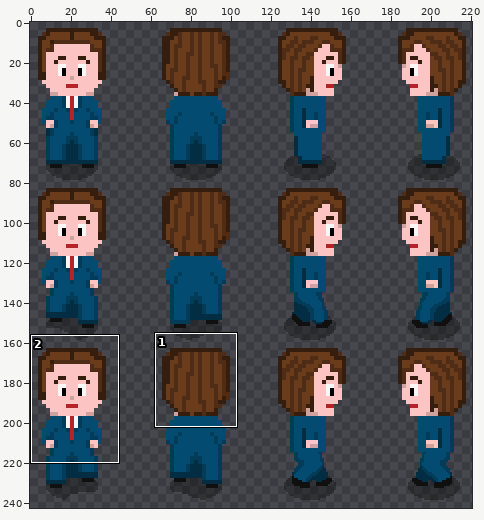
A sprite sheet gets an edit: src/sprites/male-guest-blue.png. The picture above shows the old version from afar; the outline marks the close-up.
Close-up. Before the commit:
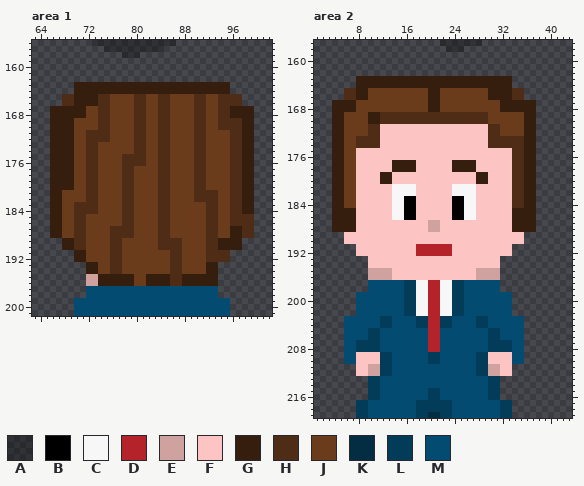
The file is 221x244 pixels. Shown: area 1: x 63..102, y 156..201; area 2: x 1..43, y 157..219. The wide view leaves out empty margins. The commit also changed other parts of the picture, which this record leaves out.
Palette (. is transparent): A #0000004d  B #000000  C #f7f7f7  D #b5232a  E #cfa19f  F #fcc5c3  G #361e0e  H #4f2c15  J #6b3c1c  K #022d42  L #033c59  M #034b70
Once edited:
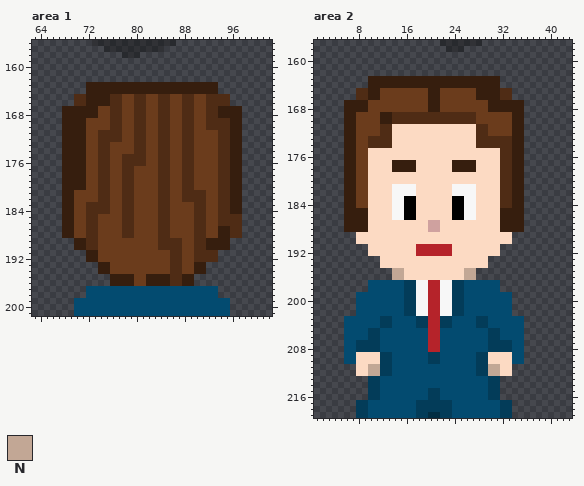
Colours new in this view: N #c2a795
Difference:
colour F: #fcc5c3 -> #fcdac3
Changed rows in their new state; - is a pixel that keeps its letter.
Area 1:
first column x 66:
163 ----..----------------------..----
164 ----..----------------------..----
165 --..HH--GGHH----------HHJJHH--..--
166 --..HH--GGHH----------HHJJHH--..--
167 ..----GGJJHH----------HHJJHHGG--..
168 ..----GGJJHH----------HHJJHHGG--..
169 ..--GG--JJHH----------HHJJHH--GG..
170 ..--GG--JJHH----------HHJJHH--GG..
171 ..--GGJJ--HH----------HHJJ--HHGG..
172 ..--GGJJ--HH----------HHJJ--HHGG..
173 ..--GGJJHH------------HHJJ--HHGG..
174 ..--GGJJHH------------HHJJ--HHGG..
175 ..--GGJJHH------------HHJJ--HHGG..
176 ..--GGJJHH------------HHJJ--HHGG..
177 ..--GGJJHH------------HHJJ--HHGG..
178 ..--GGJJHH------------HHJJ--HHGG..
179 ..--GGJJHH------------HHJJ--HHGG..
180 ..--GGJJHH------------HHJJ--HHGG..
181 ..GG--JJHH------------HH--JJHHGG..
182 ..GG--JJHH------------HH--JJHHGG..
183 ..GGJJ--HH--------------HHJJHHGG..
184 ..GGJJ--HH--------------HHJJHHGG..
185 ..GGJJHH----------------HHJJHH--..
186 ..GGJJHH----------------HHJJHH--..
187 ..GGJJHH--JJ------------HHJJGGHH..
188 ..GGJJHH--JJ------------HHJJGGHH..
189 --..GGHH--JJ------------HHGG--..--
190 --..GGHH--JJ------------HHGG--..--
191 ----..GG--JJ------------HH--..----
192 ----..GG--JJ------------HH--..----
193 ------..GGJJ------------GG..------
194 ------..GGJJ------------GG..------
195 ------....--------------....------
196 ------....--------------....------
Area 2:
first column x 4:
163 ----..----------------------..----
164 ----..----------------------..----
165 --..HHGG----------------GG--HH..--
166 --..HHGG----------------GG--HH..--
167 ..--GG--------------------GG----..
168 ..--GG--------------------GG----..
169 ..GG--JJGG--------------JJ----GG..
170 ..GG--JJGG--------------JJ----GG..
171 ..GG--JJHH--------------HHJJ--GG..
172 ..GG--JJHH--------------HHJJ--GG..
173 ..GGJJ--HH--------------HH----GG..
174 ..GGJJ--HH--------------HH----GG..
175 ..GGJJ----------------------HHGG..
176 ..GGJJ----------------------HHGG..
177 ..GGJJ----------------------HHGG..
178 ..GGJJ----------------------HHGG..
179 ..GGJJ--FF--------------FF--HHGG..
180 ..GGJJ--FF--------------FF--HHGG..
181 ..GGJJ----------------------HHGG..
182 ..GGJJ----------------------HHGG..
183 ..GGJJ----------------------HHGG..
184 ..GGJJ----------------------HHGG..
185 ..--GG----------------------GG--..
186 ..--GG----------------------GG--..
187 ..--GG----------------------GG--..
188 ..--GG----------------------GG--..
189 --..--------------------------..--
190 --..--------------------------..--
191 ----..----------------------..----
192 ----..----------------------..----
193 ------..------------------..------
194 ------..------------------..------
195 ------....NN----------NN....------
196 ------....NN----------NN....------
first column x 10:
211 NN------------------NN
212 NN------------------NN
Where, in picture pixels (left, top, right, bottom), the same in both close-ups:
changed: (50, 82, 122, 286)
changed: (182, 82, 254, 286)
changed: (332, 76, 536, 280)
changed: (356, 352, 380, 376)
changed: (488, 352, 512, 376)
